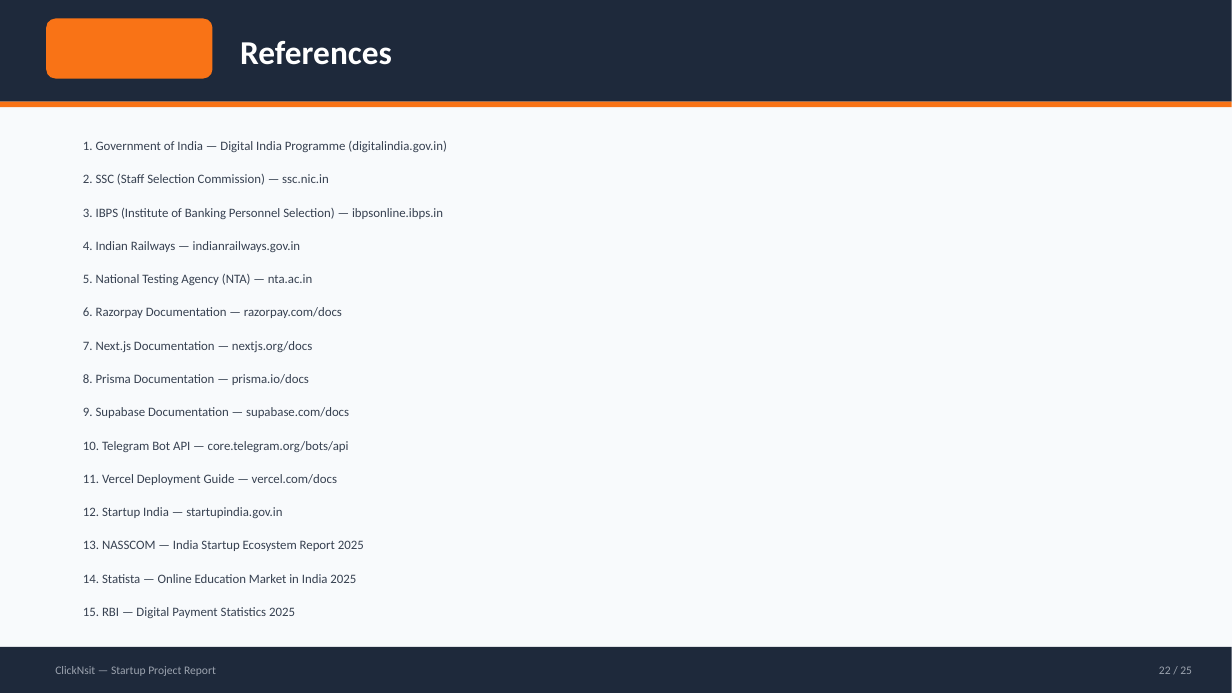
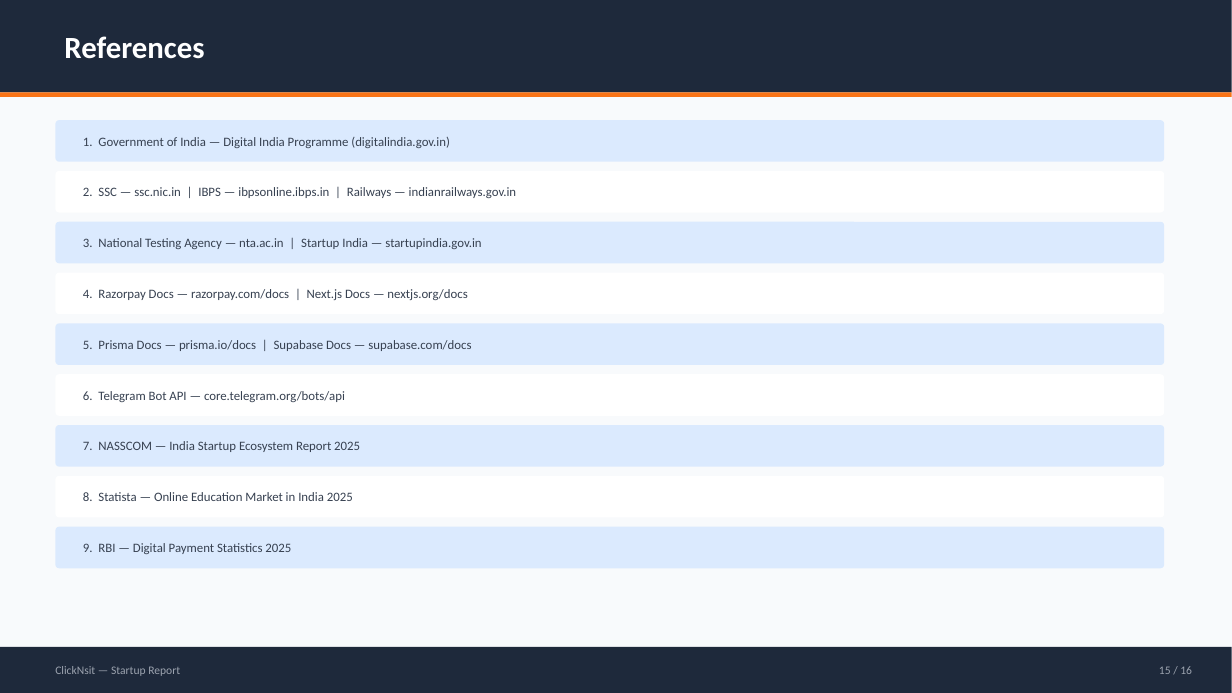
Before and after one commit to engg-ankit/FormEasy, a slide deck: slide 15 of public/ClickNsit-Startup-Report.pptx (slide 22 before the commit). Drawn at 1232x693 pixels with LibreOffice and Linux fonts; fonts in the diff are those of the drawing. Boxes give left, top, right and bottom in pixels: in the first picture for what was removed or moved away, otherwise in the second. Text is boxed around its words. In the diff, an @@ line names an element or a change of style, - is before the commit and + after.

```diff
--- a/public/ClickNsit-Startup-Report.pptx
+++ b/public/ClickNsit-Startup-Report.pptx
@@ rectangle: place and size @@
-rectangle at box(0, 0, 1232, 102)
+rectangle at box(0, 0, 1232, 92)
@@ rounded rectangle removed at box(46, 18, 213, 79) @@
@@ text "References": place and size @@
-text "References" at box(240, 41, 392, 65)
+text "References" at box(64, 36, 204, 59)
@@ text "References" at box(64, 36, 204, 59): size 26 to 24 pt @@
@@ rectangle: place and size @@
-rectangle at box(0, 102, 1232, 107)
+rectangle at box(0, 92, 1232, 97)
@@ rounded rectangle added at box(55, 120, 1165, 162), fill #DBEAFE @@
@@ text "1. Government of India — ...": place and size @@
-text "1. Government of India — ..." at box(83, 141, 447, 152)
+text "1. Government of India — ..." at box(83, 137, 450, 148)
@@ rounded rectangle added at box(55, 171, 1165, 213), fill #FFFFFF @@
@@ text at box(83, 187, 517, 198): text changed @@
-2. SSC (Staff Selection Commission) — ssc.nic.in
+2. SSC — ssc.nic.in | IBPS — ibpsonline.ibps.in | Railways — indianrailways.gov.in
@@ text removed at box(83, 208, 443, 219) @@
-3. IBPS (Institute of Banking Personnel Selection) — ibpsonline.ibps.in
@@ rounded rectangle added at box(55, 222, 1165, 263), fill #DBEAFE @@
@@ text at box(83, 238, 481, 249): text changed @@
-5. National Testing Agency (NTA) — nta.ac.in
+3. National Testing Agency — nta.ac.in | Startup India — startupindia.gov.in
@@ text removed at box(83, 241, 301, 252) @@
-4. Indian Railways — indianrailways.gov.in
@@ rounded rectangle added at box(55, 273, 1165, 314), fill #FFFFFF @@
@@ text at box(83, 289, 467, 300): text changed @@
-7. Next.js Documentation — nextjs.org/docs
+4. Razorpay Docs — razorpay.com/docs | Next.js Docs — nextjs.org/docs
@@ rounded rectangle added at box(55, 323, 1165, 365), fill #DBEAFE @@
@@ text removed at box(83, 307, 342, 318) @@
-6. Razorpay Documentation — razorpay.com/docs
@@ text at box(83, 340, 471, 351): text changed @@
-8. Prisma Documentation — prisma.io/docs
+5. Prisma Docs — prisma.io/docs | Supabase Docs — supabase.com/docs
@@ rounded rectangle added at box(55, 374, 1165, 416), fill #FFFFFF @@
@@ text at box(83, 391, 345, 402): text changed @@
-10. Telegram Bot API — core.telegram.org/bots/api
+6. Telegram Bot API — core.telegram.org/bots/api
@@ text removed at box(83, 407, 349, 418) @@
-9. Supabase Documentation — supabase.com/docs
@@ rounded rectangle added at box(55, 425, 1165, 467), fill #DBEAFE @@
@@ text at box(83, 441, 360, 452): text changed @@
-13. NASSCOM — India Startup Ecosystem Report 2025
+7. NASSCOM — India Startup Ecosystem Report 2025
@@ rounded rectangle added at box(55, 476, 1165, 518), fill #FFFFFF @@
@@ text removed at box(83, 474, 337, 485) @@
-11. Vercel Deployment Guide — vercel.com/docs
@@ text at box(83, 492, 353, 501): text changed @@
-14. Statista — Online Education Market in India 2025
+8. Statista — Online Education Market in India 2025
@@ text removed at box(83, 507, 282, 518) @@
-12. Startup India — startupindia.gov.in
@@ rounded rectangle added at box(55, 527, 1165, 568), fill #DBEAFE @@
@@ text at box(83, 543, 291, 554): text changed @@
-15. RBI — Digital Payment Statistics 2025
+9. RBI — Digital Payment Statistics 2025
@@ text at box(55, 666, 180, 676): text changed @@
-ClickNsit — Startup Project Report
+ClickNsit — Startup Report
@@ text at box(1159, 666, 1192, 674): text changed @@
-22 / 25
+15 / 16
```
Also in this commit, not shown: 10 other slides changed, 5 slides added, 14 slides removed, 42 other files.
